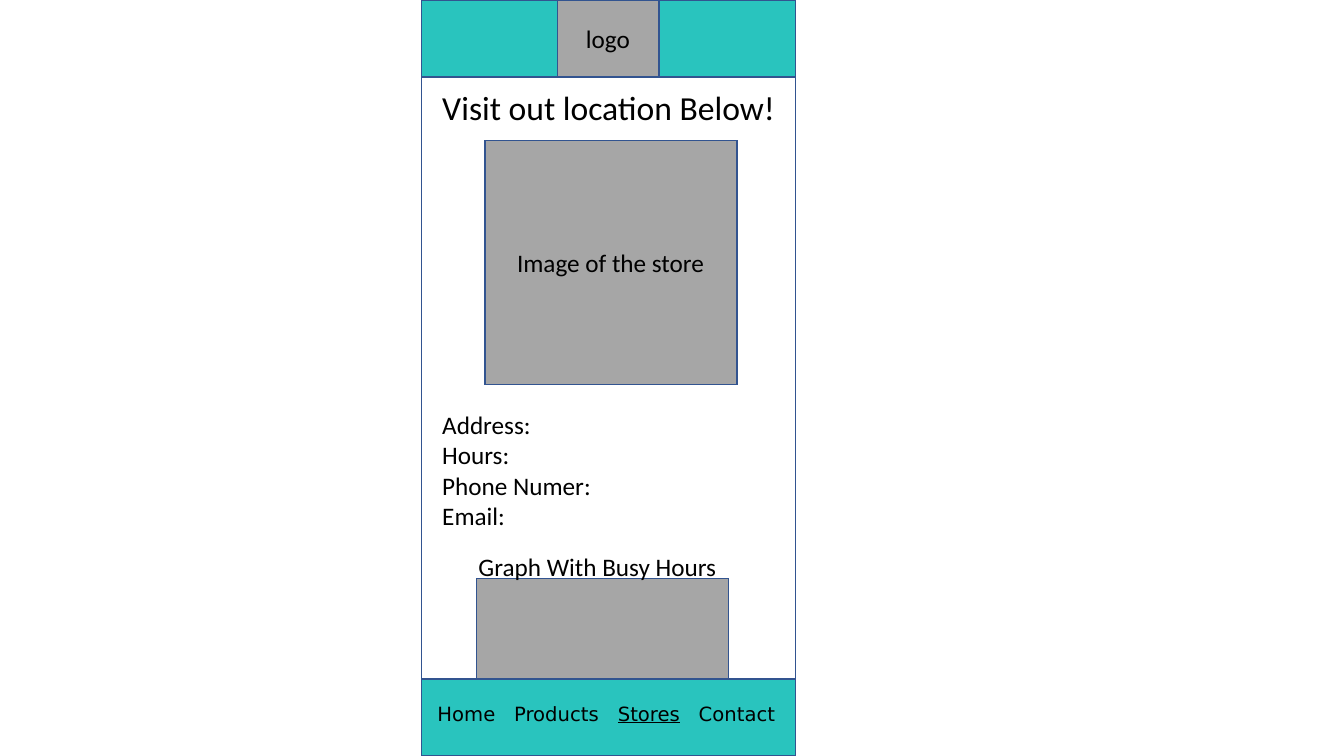
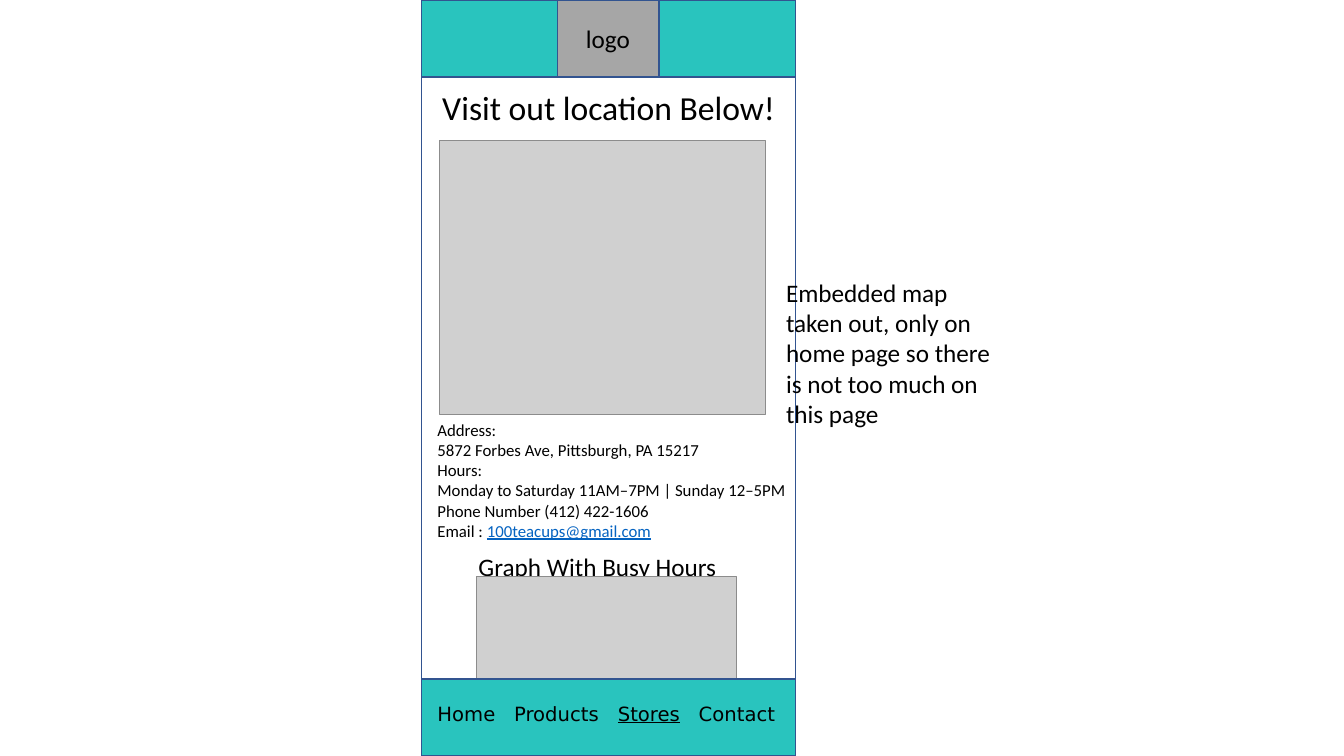
Before and after one commit to saramissak/67250-Web-Development-Project, a slide deck: slide 10 of Documents/High fidelity wireframe.pptx. Drawn at 1344x756 pixels with LibreOffice and Linux fonts; fonts in the diff are those of the drawing; grey boxes stand for pictures. Boxes give left, top, right and bottom in pixels: in the first picture for what was removed or moved away, otherwise in the second. Text is boxed around its words. In the diff, an @@ line names an element or a change of style, - is before the commit and + after.

```diff
--- a/Documents/High fidelity wireframe.pptx
+++ b/Documents/High fidelity wireframe.pptx
@@ picture added at [440,141,765,415] @@
@@ text removed at [517,254,704,277] @@
-Image of the store
@@ text added at [786,281,990,429], 18 pt, text #000000 @@
+Embedded map taken out, only on home page so there is not too much on this page
@@ text "Address:": place and size @@
-text "Address:" at [442,416,591,525]
+text "Address:" at [437,424,785,540]
@@ text at [437,444,699,459]: paragraph added @@
+5872 Forbes Ave, Pittsburgh, PA 15217
@@ text at [437,424,496,476]: size 18 to 12 pt in "Address:", "Hours:" @@
@@ text at [437,484,785,540]: text changed; size 18 to 12 pt @@
-Phone Numer:
-Email:
+Monday to Saturday 11AM–7PM | Sunday 12–5PM
+Phone Number (412) 422-1606
+Email : 100teacups@gmail.com
@@ picture added at [477,577,738,716] @@
```
Also in this commit, not shown: 8 other slides changed, 1 slide added, 1 slide removed, 15 other files.
